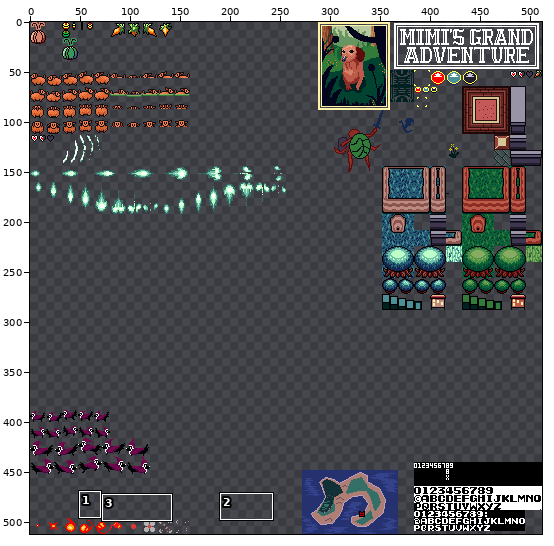
File history of a sprite sheet, atlas.png. Above, an overview of the earlier version with the close-up marked.
Close-up. Earlier state:
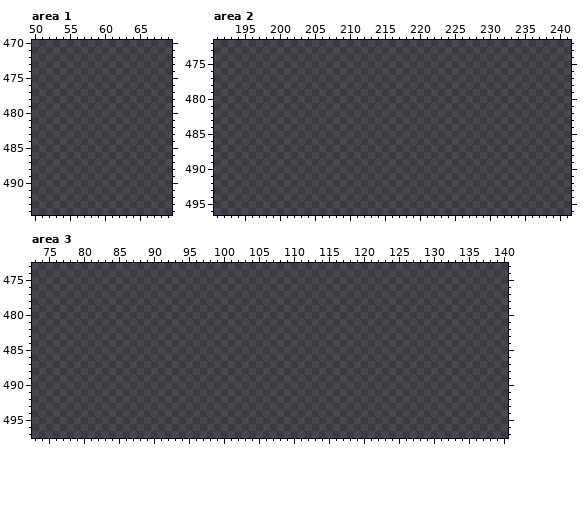
The file is 512x512 pixels. Colours within 5 levels of each other are drawn and written as one. Shown: area 1: x 50..69, y 470..494; area 2: x 191..241, y 472..496; area 3: x 73..140, y 473..497. The commit also changed other parts of the picture, which this record leaves out.
Once edited:
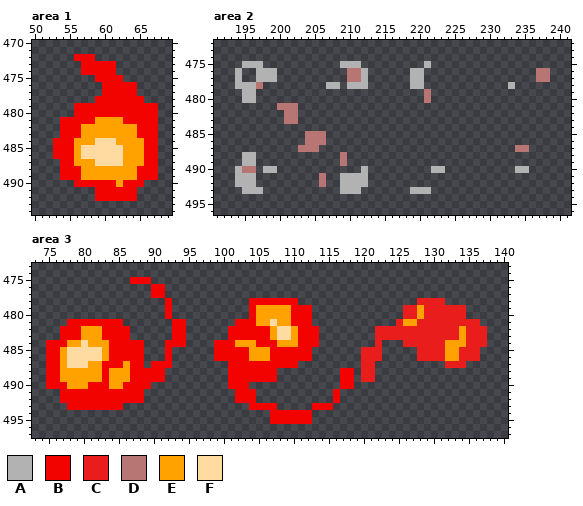
Palette (. is transparent): A #b2b2b2  B #f20300  C #e91d1b  D #b77574  E #ffa200  F #ffdba2
Changes in this commit:
Changed rows in their new state; - is an unchanged pixel.
Area 1:
first column x 53:
472 ---BBB---------
473 ----BBBBB------
474 ----BBBBB------
475 ------BBBB-----
476 -------BBBBB---
477 -------BBBBB---
478 ------BBBBBBB--
479 ---BBBBBBBBBBBB
480 ---BBBBBBBBBBBB
481 -BBBBBEEEEBBBBB
482 -BBBEEEEEEEEBBB
483 -BBBEEEEEEEEBBB
484 BBBEEEFFFEEEEBB
485 BBBEFFFFFFEEEBB
486 BBBEFFFFFFEEEBB
487 -BBEEEFFFFEEEBB
488 -BBBEEEEEEEEBBB
489 -BBBEEEEEEEEBBB
490 ---BBBBBBEBBB--
491 ------BBBBBB---
492 ------BBBBBB---
Area 2:
first column x 194:
475 -AAA-----------AAA---------A-----------------
476 A--AAA----------DDA------AA----------------DD
477 A--AAA----------DDA------AA----------------DD
478 AAAD---------AA-AAA------AA------------A-----
479 -AA------------------------D-----------------
480 -AA------------------------D-----------------
481 ------DDD------------------------------------
482 -------DD------------------------------------
483 -------DD------------------------------------
485 ----------DDD--------------------------------
486 ----------DDD--------------------------------
487 ---------DDD----------------------------DD---
488 -AA------------D-----------------------------
489 -AA------------D-----------------------------
490 ADD-AA------------A---------AA----------AA---
491 AAA---------D--AAAA--------------------------
492 AAA---------D--AAAA--------------------------
493 -AAA-----------AAA-------AAA-----------------
Area 3:
first column x 75:
475 ------------BBB------------------------------------------------
476 ---------------BB----------------------------------------------
477 ---------------BB----------------------------------------------
478 -----------------B-----------BBBBBBB-----------------CCCC------
479 -----------------B-----------BEEEEEBBB-------------CCECCCCCC---
480 -----------------B-----------BEEEEEBBB-------------CCECCCCCC---
481 ---BBBBBBBB-------BB-------BBBEEFEEBBB------------CEECCCCCCCCC-
482 --BBBEEEBBBB------BB------BBBBBBEFFEBBB--------CCCCCCCCCCCCECCC
483 --BBBEEEBBBB------BB------BBBBBBEFFEBBB--------CCCCCCCCCCCCECCC
484 BBBEEFEEEBBBBB---BBB----BBBEEEBBBEEEBBB--------C---CCCCCCEEECCC
485 BBEFFFFFEBBBBB---B------BBBBBEEEBBBBBB-------CCC-----CCCCEECCC-
486 BBEFFFFFEBBBBB---B------BBBBBEEEBBBBBB-------CCC-----CCCCEECCC-
487 BBEFFFEEBBBEBB-BBB--------BBBBBBBBBB---------CC----------CCC---
488 BBEEEEEEBEEEBBBBB---------BBBBBBB---------BB-CC----------------
489 BBEEEEEEBEEEBBBBB---------BBBBBBB---------BB-CC----------------
490 BBBEEEBBBEEBBBB-----------BBB-------------BB-------------------
491 --BBBBBBBBBBBB-------------BBB-----------B---------------------
492 --BBBBBBBBBBBB-------------BBB-----------B---------------------
493 ---BBBBBBBB------------------BBBB-----BBB----------------------
494 --------------------------------BBBBBB-------------------------
495 --------------------------------BBBBBB-------------------------
Changed places in both close-ups, as pixel boxes (x1, y1, x2, y2):
added: (53, 54, 158, 201)
added: (235, 61, 368, 194)
added: (410, 61, 431, 103)
added: (508, 68, 550, 89)
added: (515, 145, 529, 173)
added: (410, 166, 445, 194)
added: (46, 277, 487, 424)
